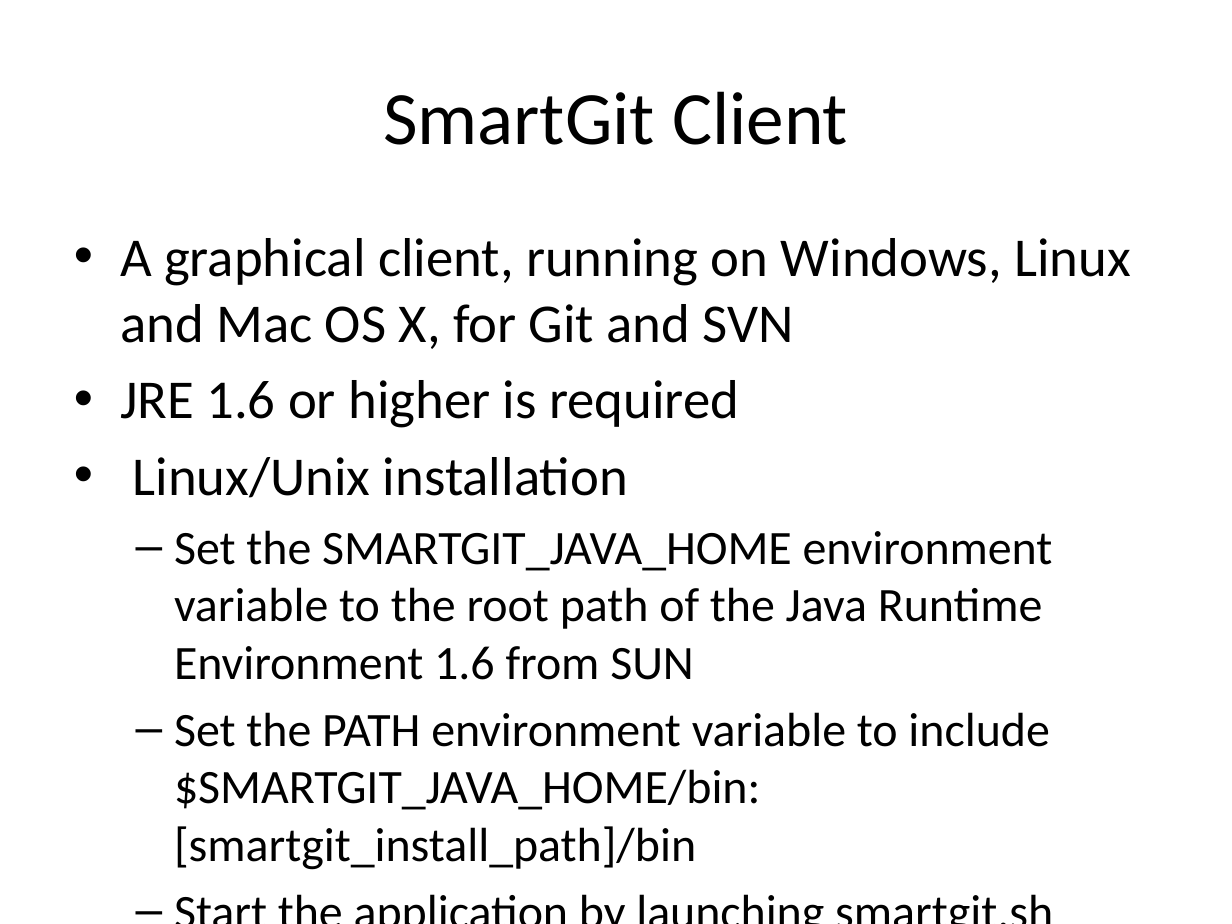
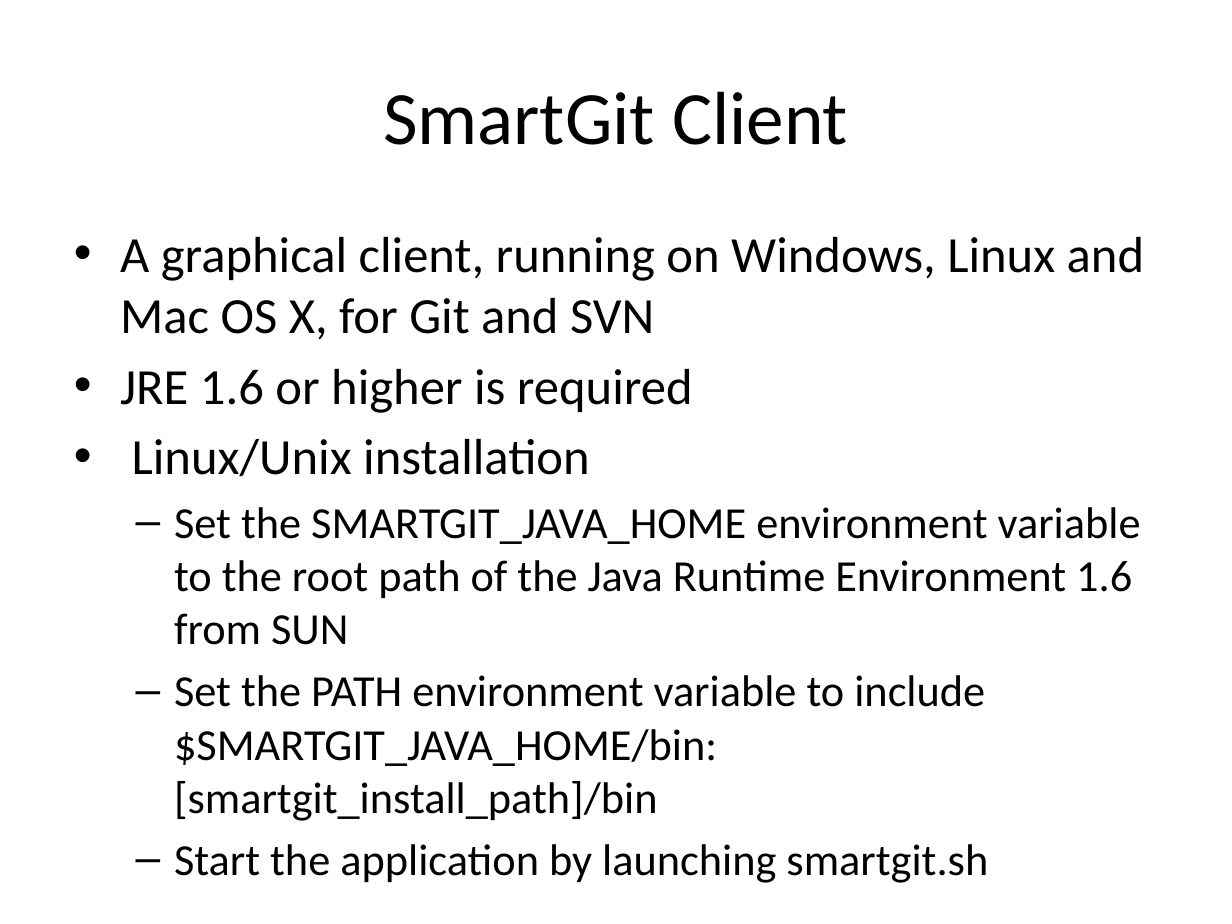
Before and after one commit to hunganhu/slide, a slide deck: slide 59 of gitBasic.pptx. Drawn at 1232x924 pixels with LibreOffice and Linux fonts; fonts in the diff are those of the drawing. Boxes give left, top, right and bottom in pixels: in the first picture for what was removed or moved away, otherwise in the second. Text is boxed around its words. In the diff, an @@ line names an element or a change of style, - is before the commit and + after.

```diff
--- a/gitBasic.pptx
+++ b/gitBasic.pptx
@@ text "A graphical client, running on ..." at box(120, 237, 1144, 883): size 32 to 29.6 pt in "A graphical client, running on Windows, Linux ...", "JRE 1.6 or higher is required", "Linux/Unix installation"; size 28 to 25.9 pt in "Set the SMARTGIT_JAVA_HOME environment variable to the ...", "Set the PATH environment variable to include ...", "Start the application by launching smartgit.sh" @@
```
Also in this commit, not shown: 14 other slides changed.
